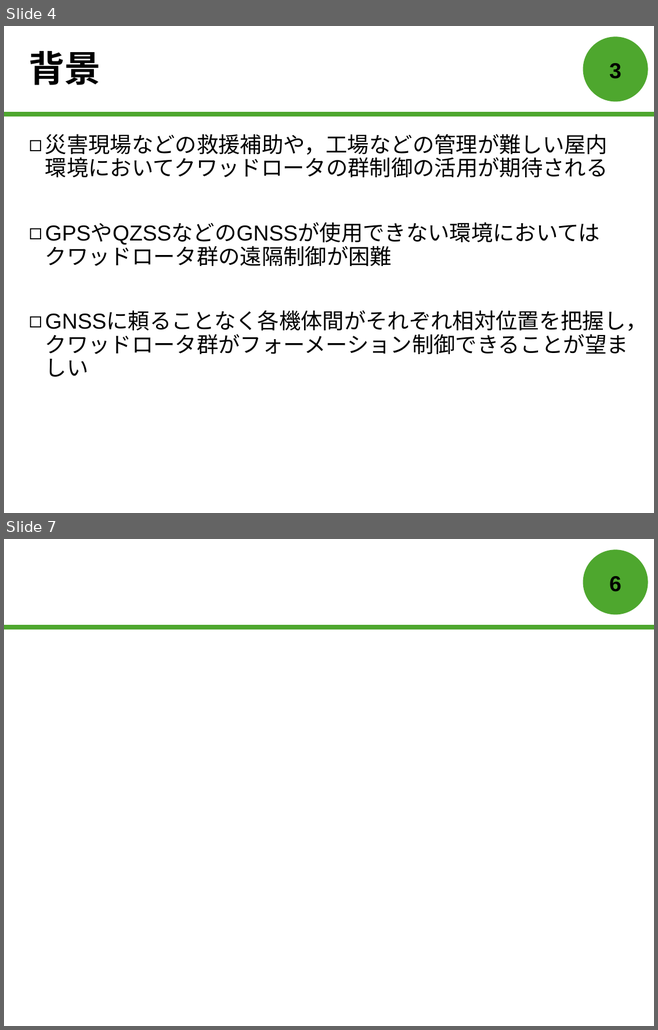
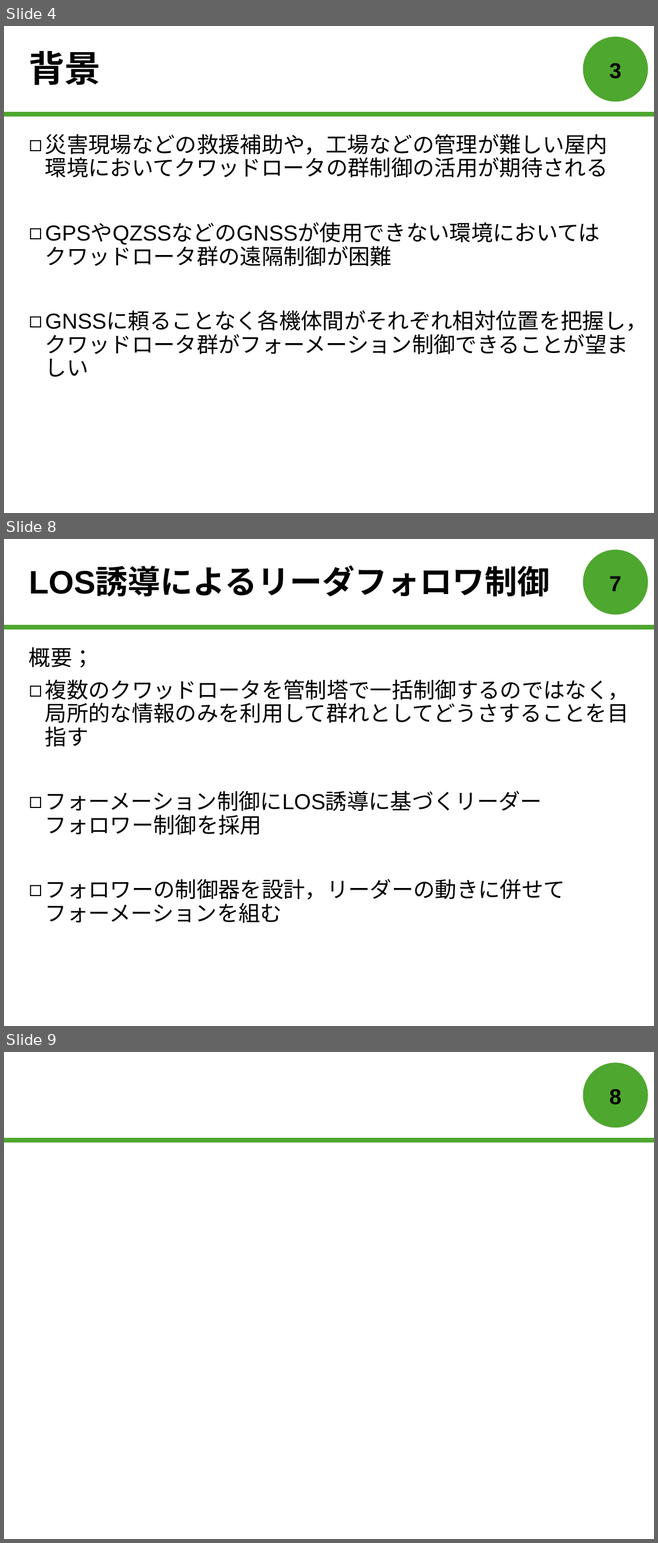
Before and after one commit to forest-book/MatlabLOSFormation, a slide deck: 森本皓斗.pptx. Shown one above the other, each under a label of ours: slides 4 and 7 before the commit, slides 4, 8 and 9 after it; the slides between them are not shown. The pictures are 658x1030 and 658x1543 pixels, drawn with LibreOffice and Linux fonts; fonts in the diff are those of the drawing. Boxes give left, top, right and bottom in pixels: in the first picture for what was removed or moved away, otherwise in the second. Text is boxed around its words. In the diff, an @@ line names an element or a change of style, - is before the commit and + after.

```diff
--- a/森本皓斗.pptx
+++ b/森本皓斗.pptx
@@ slide 8 added at (4,539,654,1026), background #FFFFFF; not listed: 2 template elements that a slide beside it also shows @@
@@ title added at (29,567,549,596), 36 pt, text #000000, bold @@
+LOS誘導によるリーダフォロワ制御
@@ page number added at (609,576,621,591), 24 pt, text #000000, bold @@
+7
@@ text added at (29,647,629,923), 24 pt, text #000000 @@
+概要；
+◻ 複数のクワッドロータを管制塔で一括制御するのではなく，局所的な情報のみを利用して群れとしてどうさすることを目指す
+◻ フォーメーション制御にLOS誘導に基づくリーダー
+  フォロワー制御を採用
+◻ フォロワーの制御器を設計，リーダーの動きに併せて
+  フォーメーションを組む
@@ what was slide 7 is now slide 9 @@
@@ page number at (609,1089,621,1105): text changed @@
-6
+8
```
Also in this commit, not shown: 1 slide changed, 2 other slides added, 1 slide removed.
